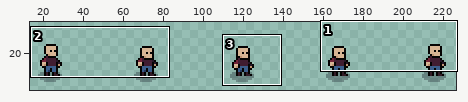
Sprite sheet: assets/img/char_templates/idle-Sheet.png. The first picture is a wide view before the edit; the outline marks the close-up.
Close-up. As it was:
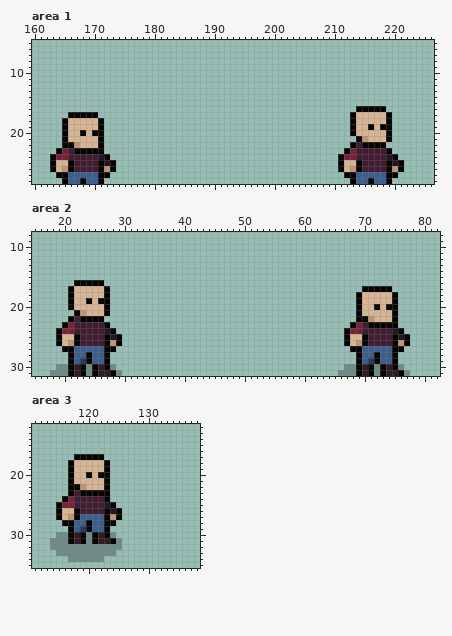
The file is 240x48 pixels. Shown: area 1: x 160..226, y 5..28; area 2: x 15..82, y 8..31; area 3: x 111..138, y 12..35. The wide view leaves out empty margins.
Now the later version:
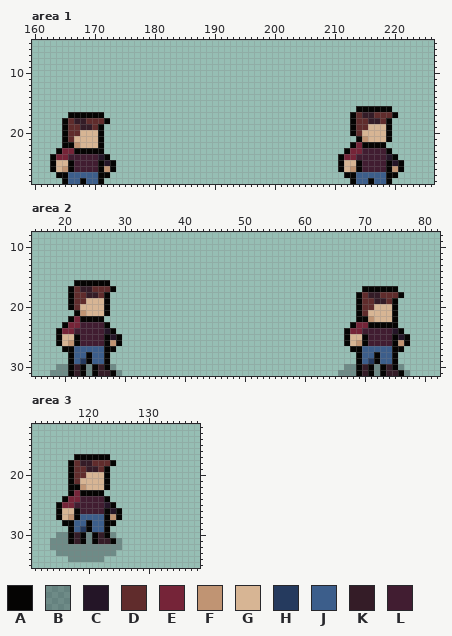
Palette (. is transparent): A #050403  B #10141f4d  C #241527  D #602c2c  E #752438  F #c09473  G #d7b594  H #253a5e  J #3c5e8b  K #341c27  L #411d31
The exact change:
Area 1:
y 16: x 219 . -> A
y 17: x 171 . -> A; x 214..220 GGGGGA. -> DKKDDDA
y 18: x 166..172 GGGGGA. -> DKKDDDA; x 214..218 GGGGG -> DDKKD
y 19: x 166..170 GGGGG -> DDKKD; x 214..216 GGA -> DDG; x 218 A -> G
y 20: x 166..168 GGA -> DDG; x 170 A -> G; x 214 G -> D
y 21: x 166 G -> D
y 22: x 214 L -> E
y 23: x 166 L -> E; x 214 L -> E
Area 2:
y 16: x 27 . -> A
y 17: x 22..28 GGGGGA. -> DKKDDDA; x 75 . -> A
y 18: x 22..26 GGGGG -> DDKKD; x 70..76 GGGGGA. -> DKKDDDA
y 19: x 22..24 GGA -> DDG; x 26 A -> G; x 70..74 GGGGG -> DDKKD
y 20: x 22 G -> D; x 70..72 GGA -> DDG; x 74 A -> G
y 21: x 70 G -> D
y 22: x 22 L -> E
y 23: x 22 L -> E; x 70 L -> E
Area 3:
y 17: x 123 . -> A
y 18: x 118..124 GGGGGA. -> DKKDDDA
y 19: x 118..122 GGGGG -> DDKKD
y 20: x 118..120 GGA -> DDG; x 122 A -> G
y 21: x 118 G -> D
y 23: x 118 L -> E; x 123 A -> .
y 24: x 118 L -> E
Pixel boxes of the changes (left, top, right, bottom) in both close-ups:
changed: (356, 106, 398, 154)
changed: (68, 112, 110, 154)
changed: (74, 280, 116, 328)
changed: (362, 286, 404, 328)
changed: (74, 454, 116, 502)
